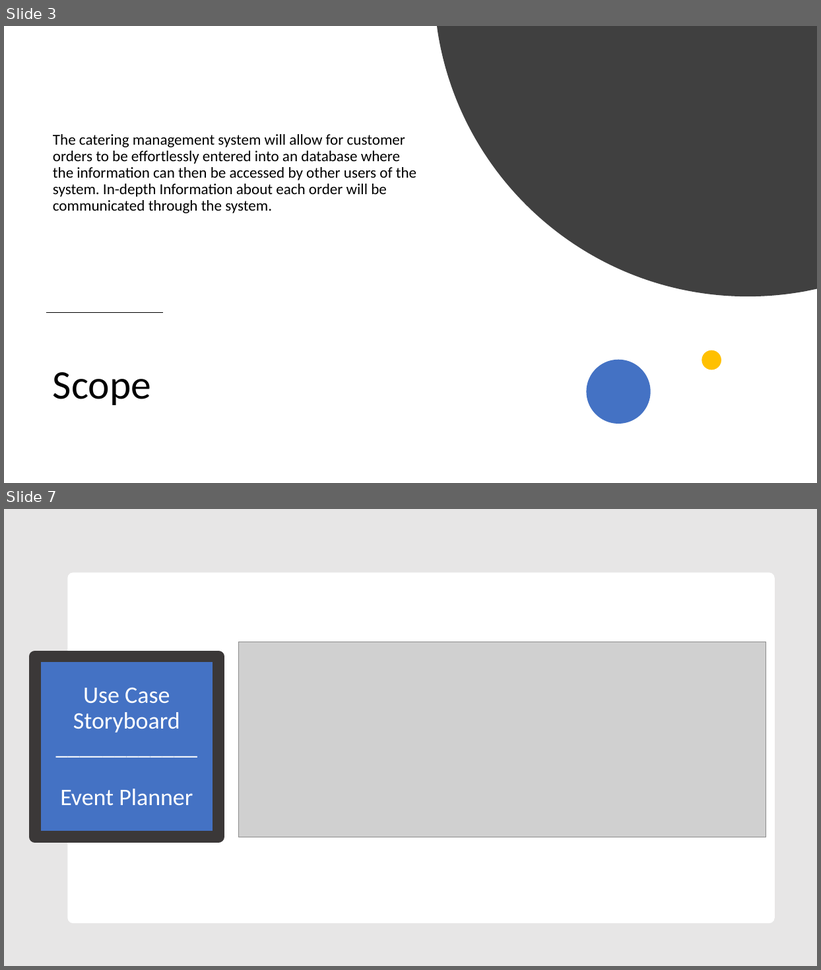
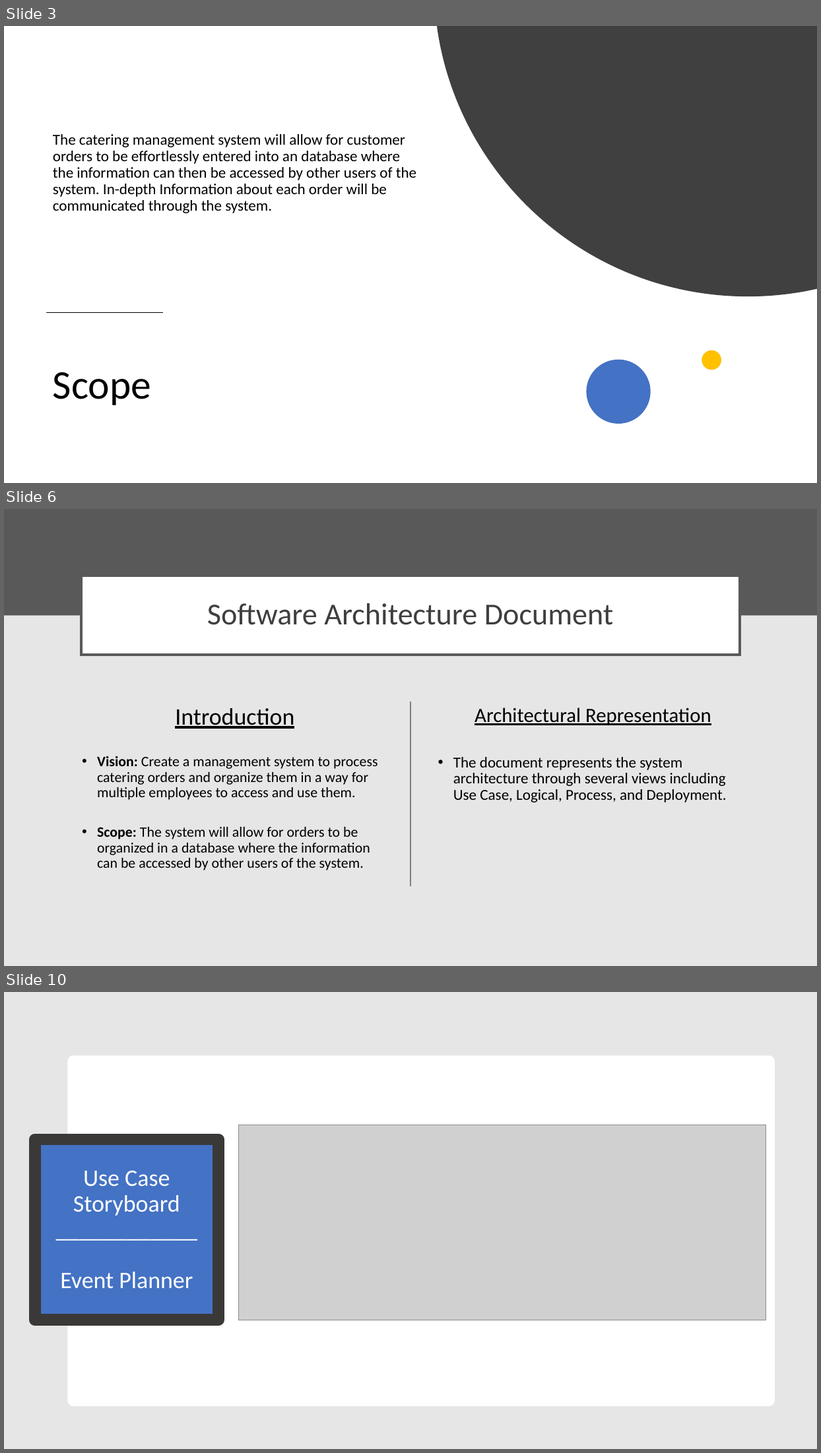
Before and after one commit to wd7792kd/ics370, a slide deck: Project Elaboration P1.pptx. Shown one above the other, each under a label of ours: slides 3 and 7 before the commit, slides 3, 6 and 10 after it; the slides between them are not shown. The pictures are 821x970 and 821x1453 pixels, drawn with LibreOffice and Linux fonts; fonts in the diff are those of the drawing; grey boxes stand for pictures. Boxes give left, top, right and bottom in pixels: in the first picture for what was removed or moved away, otherwise in the second. Text is boxed around its words. In the diff, an @@ line names an element or a change of style, - is before the commit and + after.

```diff
--- a/Project Elaboration P1.pptx
+++ b/Project Elaboration P1.pptx
@@ slide 6 added at (x1=4, y1=509, x2=817, y2=966), background #E7E6E6 @@
@@ rectangle added at (x1=4, y1=509, x2=817, y2=616), fill #595959 @@
@@ title added at (x1=81, y1=576, x2=741, y2=656), fill #FFFFFF, outline #595959 3 pt, 36 pt, text #3F3F3F @@
+Software Architecture Document
@@ line added from (411, 702) to (411, 887), #7F7F7F 1.5 pt @@
@@ text added at (x1=97, y1=708, x2=378, y2=871), 17 pt, text #000000 @@
+  Introduction
+  • Vision: Create a management system to process catering orders and organize them in a way for multiple employees to access and use them.
+  • Scope: The system will allow for orders to be organized in a database where the information can be accessed by other users of the system.
@@ text added at (x1=453, y1=708, x2=727, y2=803), 18 pt, text #000000 @@
+Architectural Representation
+• The document represents the system architecture through several views including Use Case, Logical, Process, and Deployment.
@@ what was slide 7 is now slide 10 @@
```
Also in this commit, not shown: 5 slides changed, 2 other slides added.
